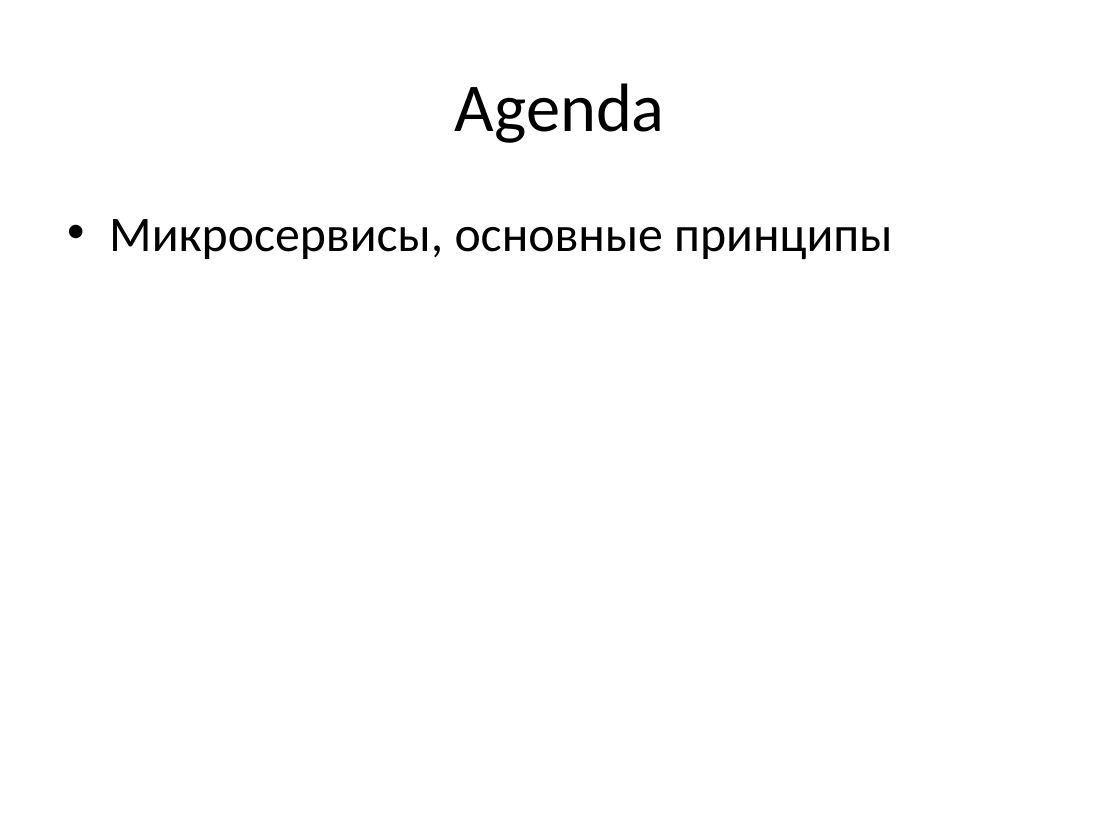
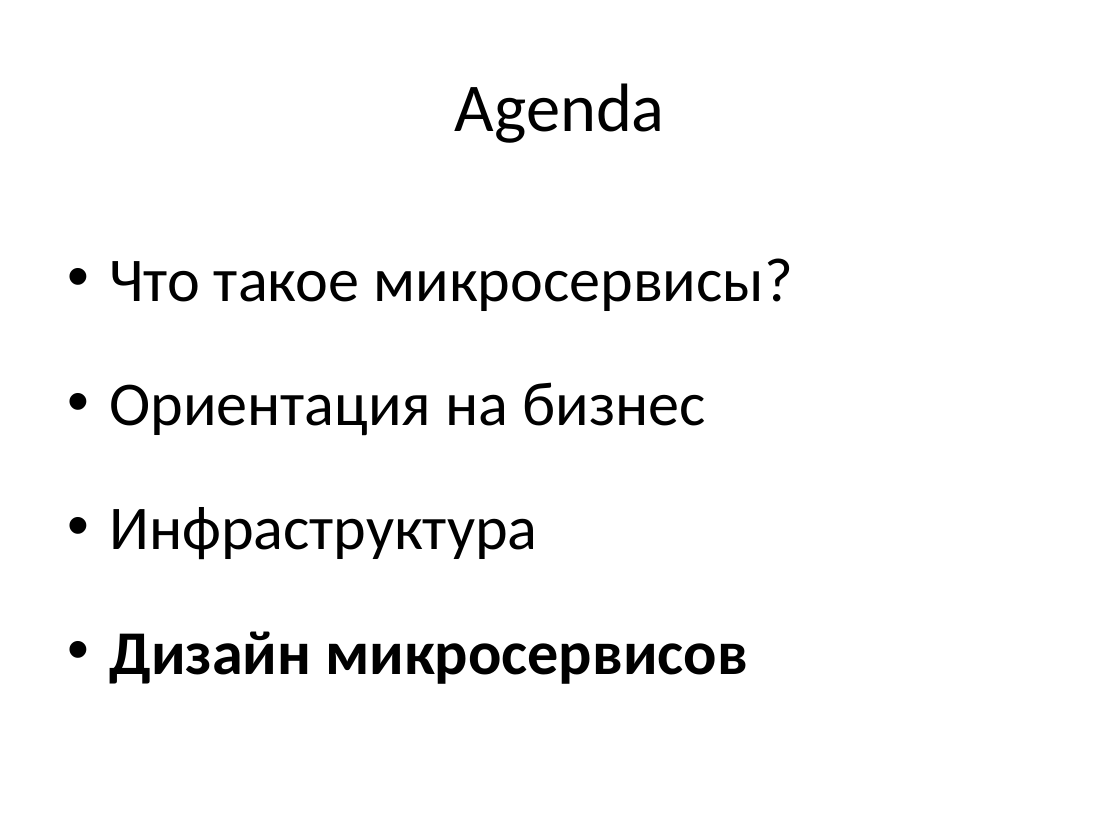
Before and after one commit to vitali-kviatkouski/personal, a slide deck: slide 2 of Microservices.pptx. Drawn at 1120x840 pixels with LibreOffice and Linux fonts; fonts in the diff are those of the drawing. Boxes give left, top, right and bottom in pixels: in the first picture for what was removed or moved away, otherwise in the second. Text is boxed around its words. In the diff, an @@ line names an element or a change of style, - is before the commit and + after.

```diff
--- a/Microservices.pptx
+++ b/Microservices.pptx
@@ text at bbox=[109, 258, 792, 684]: text changed; size 32 to 40 pt @@
-• Микросервисы, основные принципы
+• Что такое микросервисы?
+• Ориентация на бизнес
+• Инфраструктура
+• Дизайн микросервисов
```
Also in this commit, not shown: 8 other slides changed, 5 slides added, 1 slide removed.
